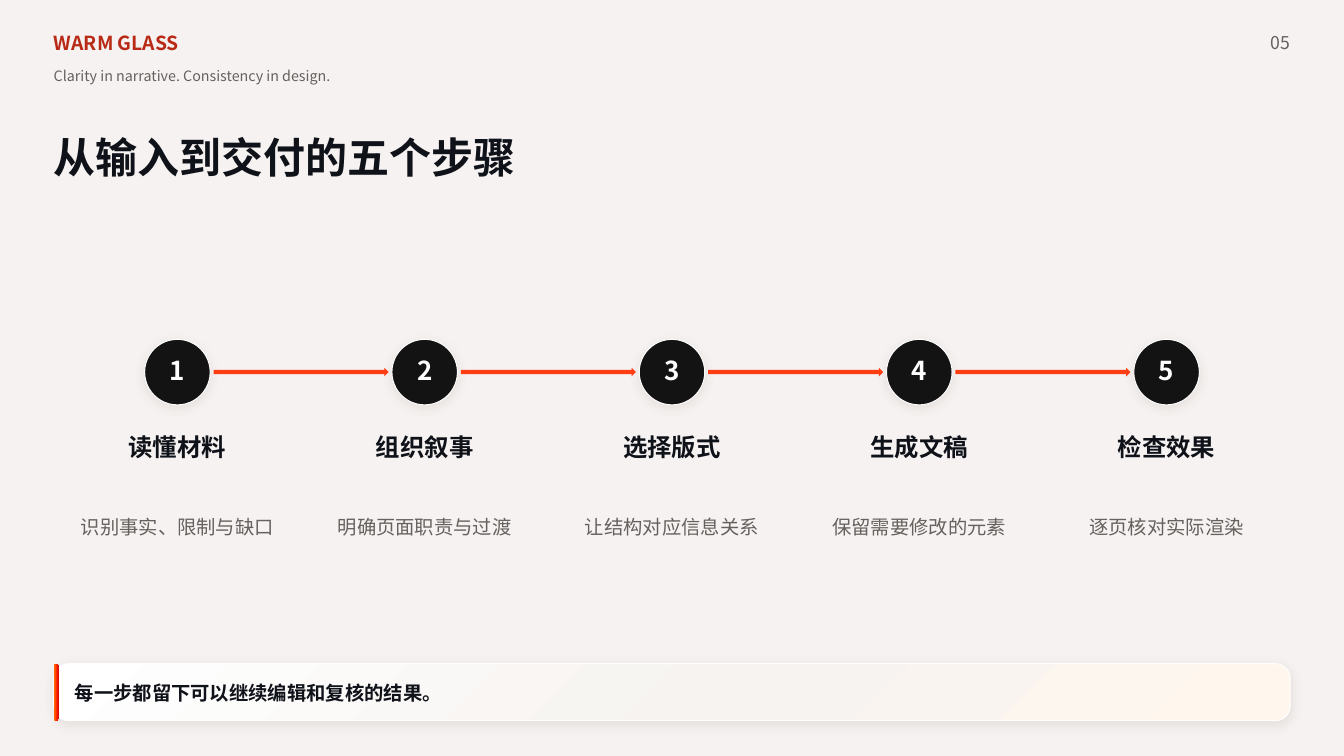
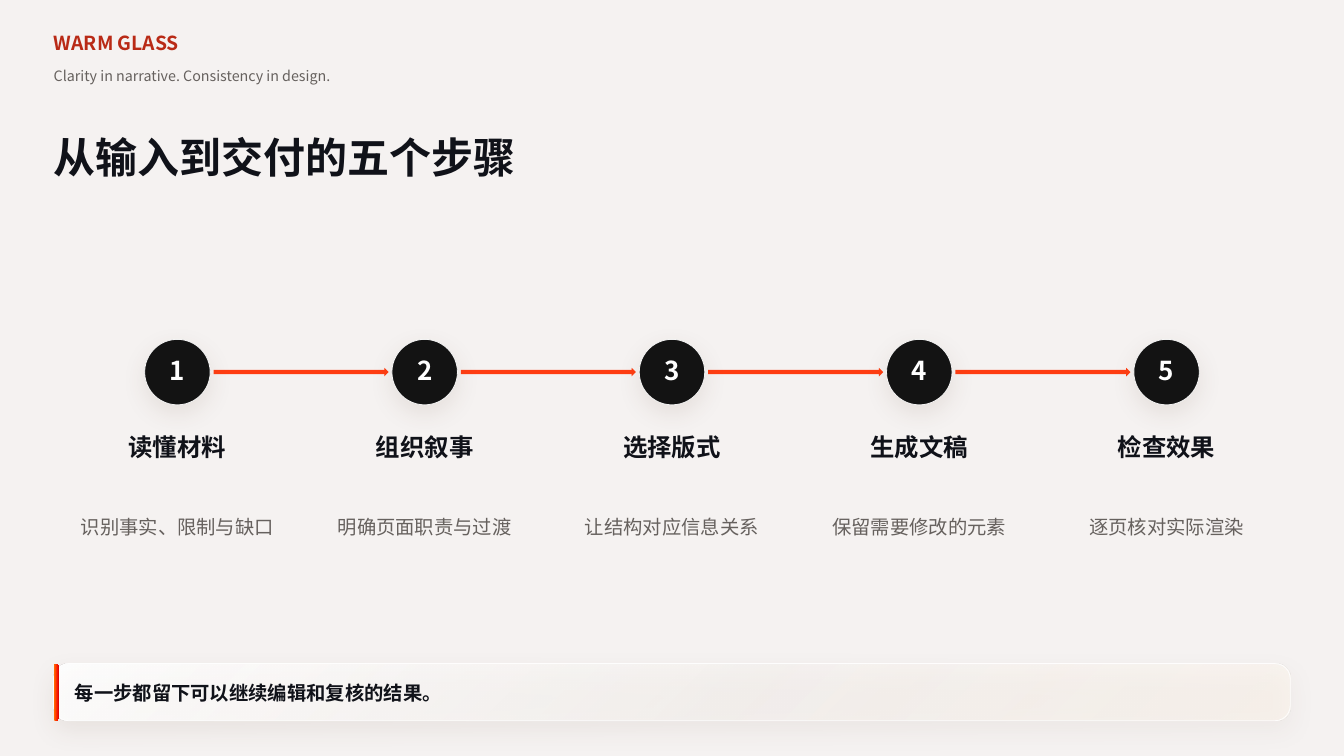
Before and after one commit to TPanic98/warm-glass-ppt-skill, a slide deck: slide 5 of docs/demo.pptx. Drawn at 1344x756 pixels with LibreOffice and Linux fonts; fonts in the diff are those of the drawing. Boxes give left, top, right and bottom in pixels: in the first picture for what was removed or moved away, otherwise in the second. Text is boxed around its words. In the diff, an @@ line names an element or a change of style, - is before the commit and + after.

Commit message:
Support four presentation purposes and preserve reference glass styling

```diff
--- a/docs/demo.pptx
+++ b/docs/demo.pptx
@@ text removed at (x1=1271, y1=36, x2=1291, y2=49) @@
-05
@@ outline #FFFFFF 0.7 pt to #FFFFFF 0.6 pt; shadow changed in 5 elements at (x1=145, y1=340, x2=211, y2=405), (x1=392, y1=340, x2=458, y2=405), (x1=639, y1=340, x2=705, y2=405), (x1=886, y1=340, x2=952, y2=405), (x1=1134, y1=340, x2=1200, y2=405) @@
```
Also in this commit, not shown: 10 other slides changed, 20 other files.
